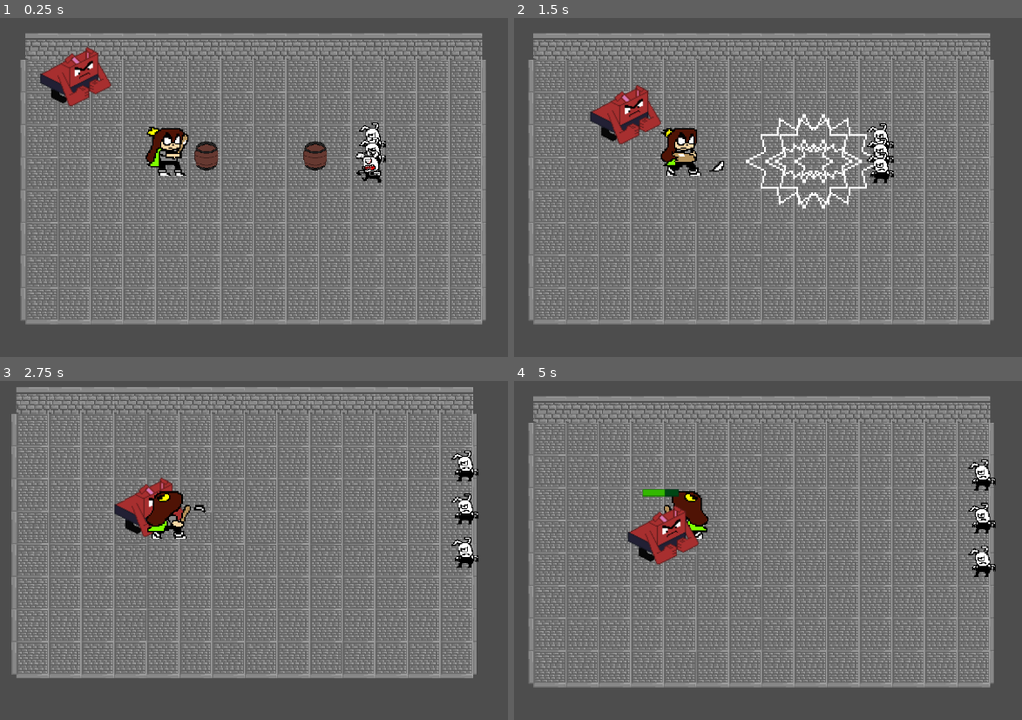
Above: before the commit, frames 1-4 (two rows, left to right).
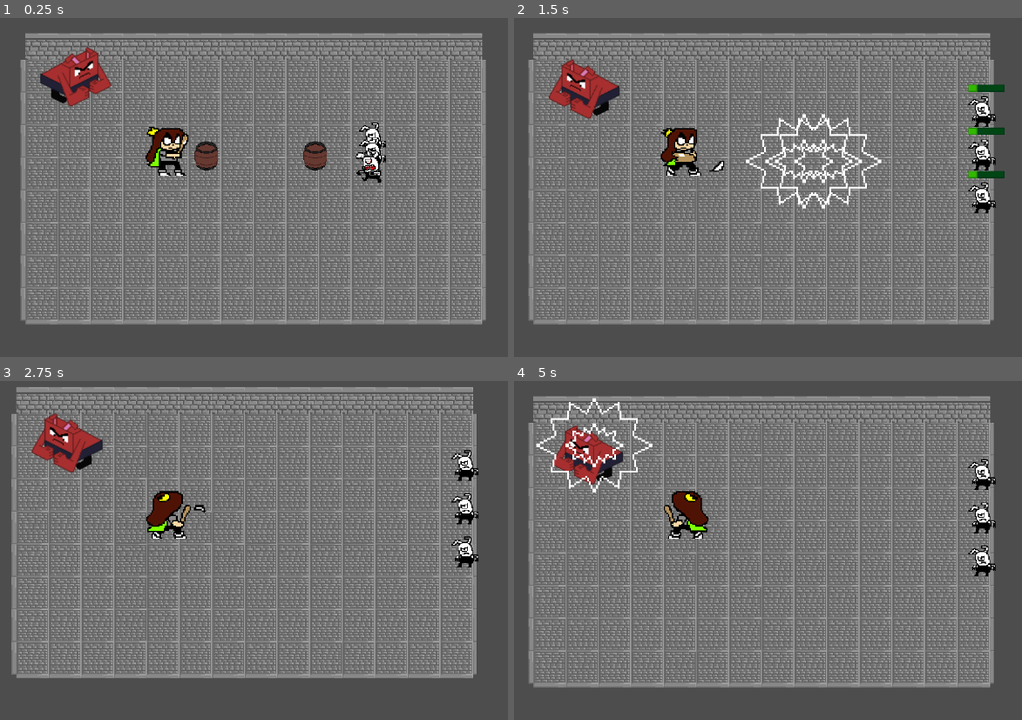
Above: after the commit, the same moments.

Repository: Megameca04/Proyecto_Cuki
Game: Godot game, scene res://Pruebas.tscn
Two runs of this game, one before a commit and one after it. Both use one fixed random seed, a clock stepped at 60 frames per second and the inputs below.
Inputs:
- Up to frame 1 (0.25 s): no input
- Up to frame 2 (1.5 s): hold Right (ui_right) 0.53-1.28 s; hold Z (Atacar) 0.53-1.28 s; hold Down (ui_down) from 1.28 s (still down); tap X (Dash) at 1.35 s
- Up to frame 3 (2.75 s): release Down (ui_down) at 2.03 s; hold Right (ui_right) from 2.03 s (still down); hold Z (Atacar) from 2.03 s (still down)
- Up to frame 4 (5 s): release Right (ui_right) at 2.78 s; release Z (Atacar) at 2.78 s; hold Up (ui_up) 2.78-3.53 s; tap X (Dash) at 2.85, 4.35 s; hold Z (Atacar) 3.53-4.28 s; hold Left (ui_left) from 3.53 s (still down)

The runs differ from the first frame. In frame 2, 4.6% of the frame differs, in the area x 6-97%, y 12-58%; in frame 3, 2.5%; in frame 4, 3.8%.

Commit message:
Blonk ready for testing

Diff:
--- a/Cuki-Clash of the Kuins/Entidades/Cuki.tscn
+++ b/Cuki-Clash of the Kuins/Entidades/Cuki.tscn
@@ -158,7 +158,7 @@
 texture = ExtResource("2")
 hframes = 3
 vframes = 2
-frame = 3
+frame = 5
 
 [node name="Bat_zone" type="Area2D" parent="Sprite2D" groups=["C_attack"]]
 position = Vector2(-1.90735e-06, 7.33333)
--- a/Cuki-Clash of the Kuins/Entidades/Explosion.tscn
+++ b/Cuki-Clash of the Kuins/Entidades/Explosion.tscn
@@ -3,13 +3,13 @@
 [ext_resource type="Texture2D" uid="uid://6m0j5v1pvvou" path="res://Sprites/Efectos/Explosion.png" id="1_srnji"]
 [ext_resource type="Script" path="res://Scripts/Explosion.gd" id="1_yv1yo"]
 
-[sub_resource type="CapsuleShape2D" id="CapsuleShape2D_a28uj"]
-radius = 7.0
-height = 24.0
-
 [sub_resource type="CapsuleShape2D" id="CapsuleShape2D_ur6to"]
 radius = 26.0
 height = 64.0
+
+[sub_resource type="CapsuleShape2D" id="CapsuleShape2D_a28uj"]
+radius = 7.0
+height = 59.0
 
 [sub_resource type="Animation" id="Animation_e1wqx"]
 resource_name = "Explosion"
@@ -47,15 +47,19 @@
 [node name="Area2D" type="Area2D"]
 texture_filter = 1
 scale = Vector2(2, 2)
+collision_layer = 7
+collision_mask = 7
 script = ExtResource("1_yv1yo")
 
 [node name="Sprite2D" type="Sprite2D" parent="."]
 texture = ExtResource("1_srnji")
 hframes = 5
+frame = 4
 
 [node name="CollisionShape2D" type="CollisionShape2D" parent="."]
 rotation = 1.5708
-shape = SubResource("CapsuleShape2D_a28uj")
+scale = Vector2(4.12, 1)
+shape = SubResource("CapsuleShape2D_ur6to")
 
 [node name="AnimationPlayer" type="AnimationPlayer" parent="."]
 autoplay = "Explosion"
--- a/Cuki-Clash of the Kuins/Entidades/blonk.tscn
+++ b/Cuki-Clash of the Kuins/Entidades/blonk.tscn
@@ -10,9 +10,51 @@
 
 [sub_resource type="Animation" id="Animation_0xq8l"]
 resource_name = "Moving"
+tracks/0/type = "value"
+tracks/0/imported = false
+tracks/0/enabled = true
+tracks/0/path = NodePath("Sprite2D:frame")
+tracks/0/interp = 1
+tracks/0/loop_wrap = true
+tracks/0/keys = {
+"times": PackedFloat32Array(0),
+"transitions": PackedFloat32Array(1),
+"update": 1,
+"values": [0]
+}
+
+[sub_resource type="Animation" id="Animation_8g83p"]
+resource_name = "Attacking"
+tracks/0/type = "value"
+tracks/0/imported = false
+tracks/0/enabled = true
+tracks/0/path = NodePath("Sprite2D:frame")
+tracks/0/interp = 1
+tracks/0/loop_wrap = true
+tracks/0/keys = {
+"times": PackedFloat32Array(0.1, 0.3, 0.5, 0.8, 2.7),
+"transitions": PackedFloat32Array(1, 1, 1, 1, 1),
+"update": 1,
+"values": [0, 0, 1, 0, 1]
+}
+tracks/1/type = "method"
+tracks/1/imported = false
+tracks/1/enabled = true
+tracks/1/path = NodePath(".")
+tracks/1/interp = 1
+tracks/1/loop_wrap = true
+tracks/1/keys = {
+"times": PackedFloat32Array(0.9),
+"transitions": PackedFloat32Array(1),
+"values": [{
+"args": [],
+"method": &"attackPlayer"
+}]
+}
 
 [sub_resource type="AnimationLibrary" id="AnimationLibrary_g0jmw"]
 _data = {
+"Attacking": SubResource("Animation_8g83p"),
 "Moving": SubResource("Animation_0xq8l")
 }
 
@@ -40,13 +82,15 @@
 border_width_bottom = 1
 border_color = Color(0.116853, 0.519997, 0, 1)
 
-[sub_resource type="Theme" id="Theme_58087"]
+[sub_resource type="Theme" id="Theme_6osf0"]
 resource_local_to_scene = true
 ProgressBar/fonts/font = null
 ProgressBar/styles/background = SubResource("StyleBoxFlat_al1jy")
 ProgressBar/styles/fill = SubResource("StyleBoxFlat_lkb8y")
 
-[node name="Blonk" type="CharacterBody2D"]
+[node name="Blonk" type="CharacterBody2D" groups=["Enemy"]]
+collision_layer = 2
+collision_mask = 6
 script = ExtResource("1_dscac")
 
 [node name="Sprite2D" type="Sprite2D" parent="."]
@@ -94,9 +138,10 @@
 offset_top = -40.0
 offset_right = 24.0
 offset_bottom = -32.0
-theme = SubResource("Theme_58087")
+theme = SubResource("Theme_6osf0")
 
 [node name="Pause_attack_timer" type="Timer" parent="."]
+wait_time = 2.051
 
 [node name="Hide_timer" type="Timer" parent="."]
 
@@ -104,3 +149,5 @@
 [connection signal="body_exited" from="VisionField" to="." method="_on_vision_field_body_exited"]
 [connection signal="body_entered" from="AttackArea" to="." method="_on_attack_area_body_entered"]
 [connection signal="area_entered" from="Hitbox" to="." method="_on_hitbox_area_entered"]
+[connection signal="timeout" from="Pause_attack_timer" to="." method="_on_pause_attack_timer_timeout"]
+[connection signal="timeout" from="Hide_timer" to="." method="_on_hide_timer_timeout"]
--- a/Cuki-Clash of the Kuins/Scripts/Blonk.gd
+++ b/Cuki-Clash of the Kuins/Scripts/Blonk.gd
@@ -10,7 +10,6 @@
 @onready var hide_timer = $Hide_timer
 @onready var pause_attack_timer = $Pause_attack_timer
 @export var blonkSpeed = 50
-@export var attackSpeed = 20
 
 func _ready():
 	health.connect("changed",Callable(health_bar,"set_value"))
@@ -20,7 +19,7 @@
 
 
 func _process(delta):
-	animations()
+	animationFace()
 
 func _physics_process(delta):
 	blonkMovement()
@@ -35,13 +34,30 @@
 	move_and_slide()
 	movement = velocity
 
-func animations():
+func animationFace():
 	if movement.x <= 1: #dirección a la que mira
 		$Sprite2D.scale.x = -1
 		$CollisionShape2D.scale.x = -1
 	elif movement.x >= -1:
 		$Sprite2D.scale.x = 1
 		$CollisionShape2D.scale.x = 1
+
+func stateAndAnimationChange(blonkState):
+	state = blonkState
+	if blonkState == BlonkState.Patrol:
+		$AnimationPlayer.play("Moving")
+	elif blonkState == BlonkState.Attacking:
+		$AnimationPlayer.play("Attacking")
+	elif blonkState == BlonkState.Resting:
+		$AnimationPlayer.play("Moving")
+
+func attackPlayer():
+	var atk = ATTACK.instantiate()
+	atk.add_to_group("expl_blonk")
+	atk.global_position = self.global_position
+	call_deferred("add_sibling",atk)
+	stateAndAnimationChange(BlonkState.Resting)
+	pause_attack_timer.start()
 
 func defeat():
 	self.queue_free()
@@ -61,13 +77,16 @@
 		hide_timer.start()
 		health.current -= 1
 	if area.is_in_group("expl_attack"):
-		health_bar.show() #mostrar salud
-		hide_timer.start() #cuando se desactiva la salud
+		health_bar.show()
+		hide_timer.start()
 		health.current -= 2
 
 func _on_attack_area_body_entered(body):
-	if body.get_name() == "Cuki":
-		var atk = ATTACK.instantiate()
-		atk.add_to_group("expl_blonk")
-		atk.global_position = self.global_position
-		call_deferred("add_sibling",atk)
+	if body.get_name() == "Cuki" && state == BlonkState.Patrol:
+		stateAndAnimationChange(BlonkState.Attacking)
+
+func _on_hide_timer_timeout():
+	health_bar.hide()
+
+func _on_pause_attack_timer_timeout():
+	stateAndAnimationChange(BlonkState.Patrol)
--- a/Cuki-Clash of the Kuins/Scripts/Cuki.gd
+++ b/Cuki-Clash of the Kuins/Scripts/Cuki.gd
@@ -113,10 +113,19 @@
 	in_knockback = false
 
 func _on_hitbox_area_entered(area):
-	if area.is_in_group("expl_attack") || area.is_in_group("expl_blonk"):
+	if area.is_in_group("expl_attack"):
+		in_knockback = true
 		knockback -= 750*Vector2(cos(get_angle_to(area.position)),sin(get_angle_to(area.position)))
 		$Knockback_timer.start() #activa el temporizador del knocback
 		$Health_bar.show() #mostrar salud
 		$Hide_timer.start() #cuando se desactiva la salud
 		$Visual_anim.play("Hurt") #efecto de daño
 		health.current -= 1 #reduce salud
+	if area.is_in_group("expl_blonk"):
+		in_knockback = true
+		knockback -= 750*Vector2(cos(get_angle_to(area.position)),sin(get_angle_to(area.position)))
+		$Knockback_timer.start()
+		$Health_bar.show()
+		$Hide_timer.start()
+		$Visual_anim.play("Hurt")
+		health.current -= 1
Not shown: 2 places in Cuki-Clash of the Kuins/Entidades/Cuki.tscn that only renumber resources
Not shown: 2 places in Cuki-Clash of the Kuins/Entidades/Rabion.tscn that only renumber resources
Not shown: 1 places in Cuki-Clash of the Kuins/Entidades/blonk.tscn that only renumber resources
